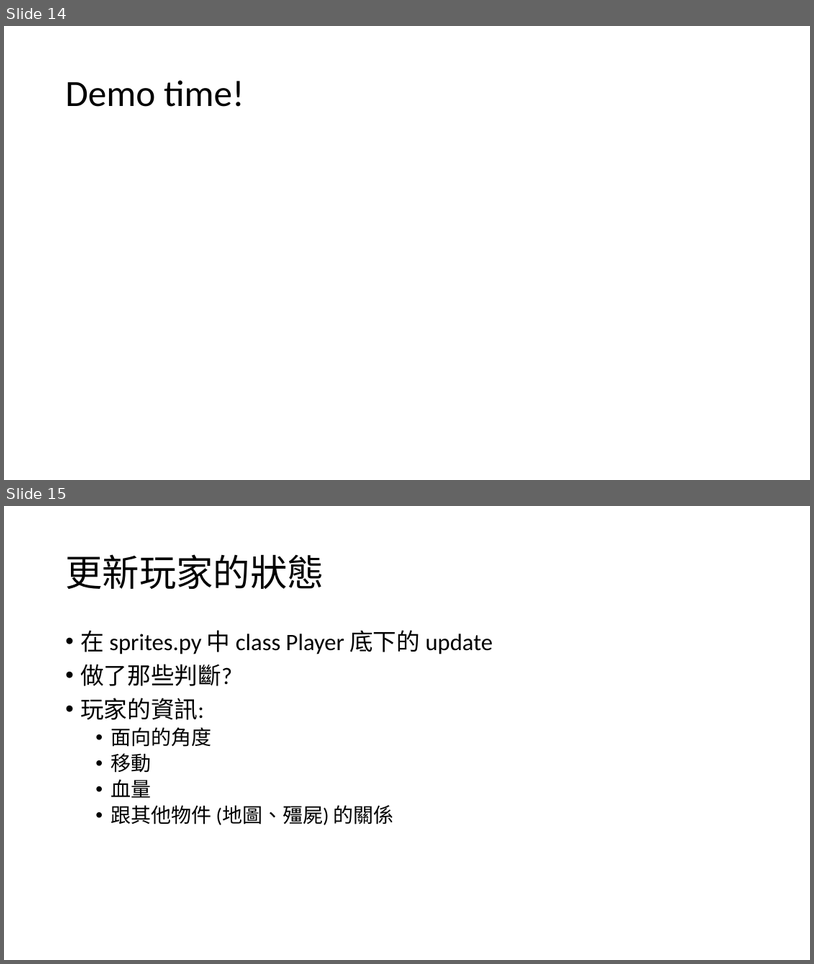
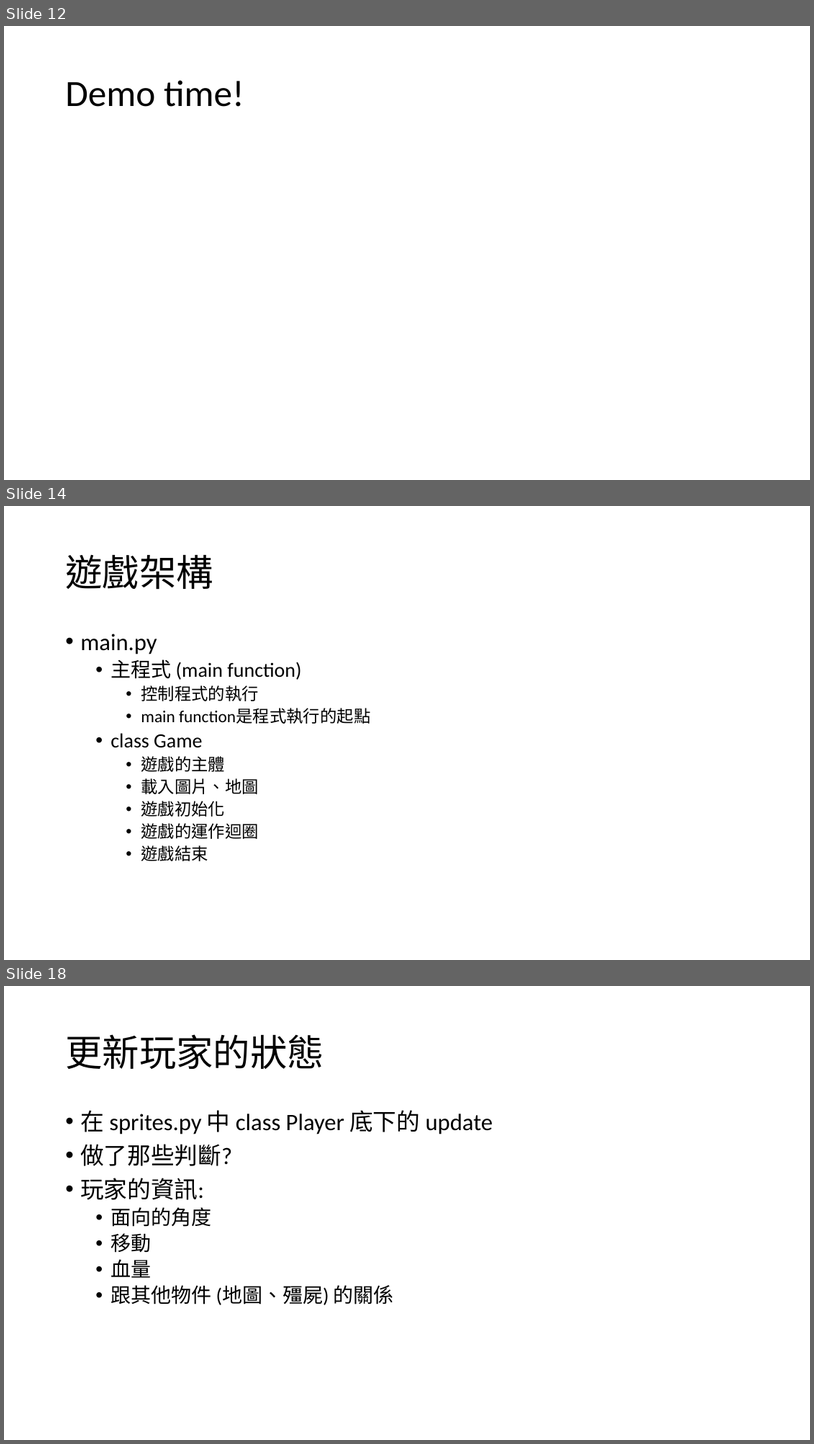
Before and after one commit to cmpss92140/EECS_SUMMER_CAMP, a slide deck: 2018電資營_資工實作_game.pptx. Shown one above the other, each under a label of ours: slides 14 and 15 before the commit, slides 12, 14 and 18 after it; the slides between them are not shown. The pictures are 814x964 and 814x1444 pixels, drawn with LibreOffice and Linux fonts; fonts in the diff are those of the drawing. Boxes give left, top, right and bottom in pixels: in the first picture for what was removed or moved away, otherwise in the second. Text is boxed around its words. In the diff, an @@ line names an element or a change of style, - is before the commit and + after.

```diff
--- a/2018電資營_資工實作_game.pptx
+++ b/2018電資營_資工實作_game.pptx
@@ slide 14 added at (4,506,810,960), background #FFFFFF @@
@@ title added at (65,554,213,589), 44 pt, text #000000 @@
+遊戲架構
@@ text added at (80,633,370,861), 20 pt, text #000000 @@
+• main.py
+  • 主程式 (main function)
+    • 控制程式的執行
+    • main function是程式執行的起點
+  • class Game
+    • 遊戲的主體
+    • 載入圖片、地圖
+    • 遊戲初始化
+    • 遊戲的運作迴圈
+    • 遊戲結束
@@ what was slide 14 is now slide 12 @@
@@ what was slide 15 is now slide 18 @@
```
Also in this commit, not shown: 3 slides changed, 4 other slides added, 4 other files.
